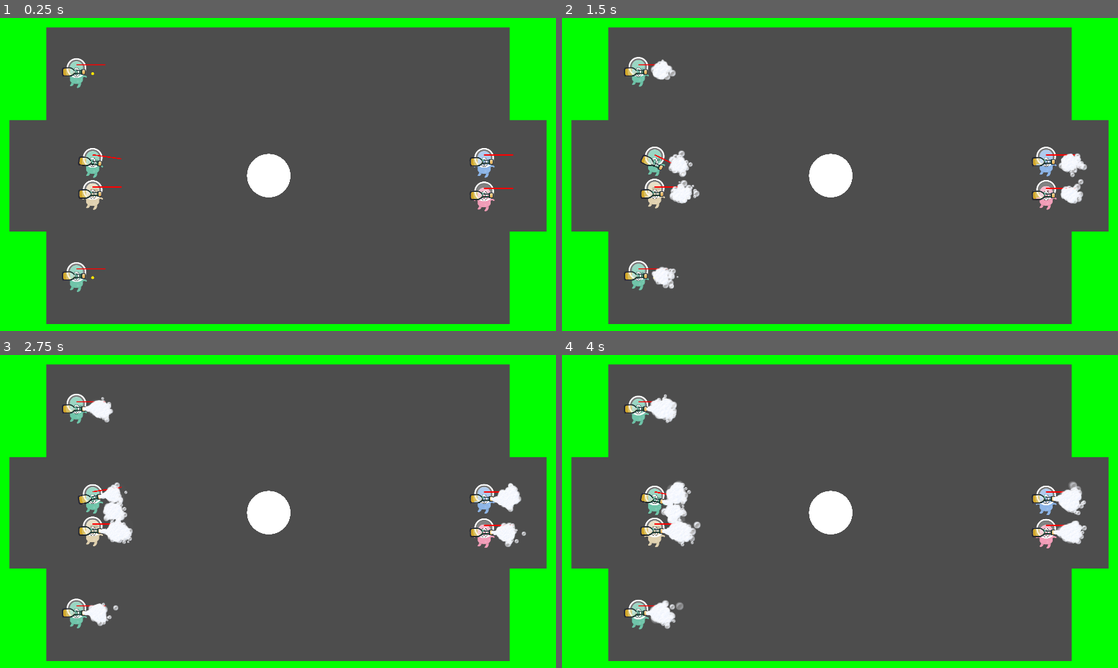
Above: before the commit, frames 1-4 (two rows, left to right).
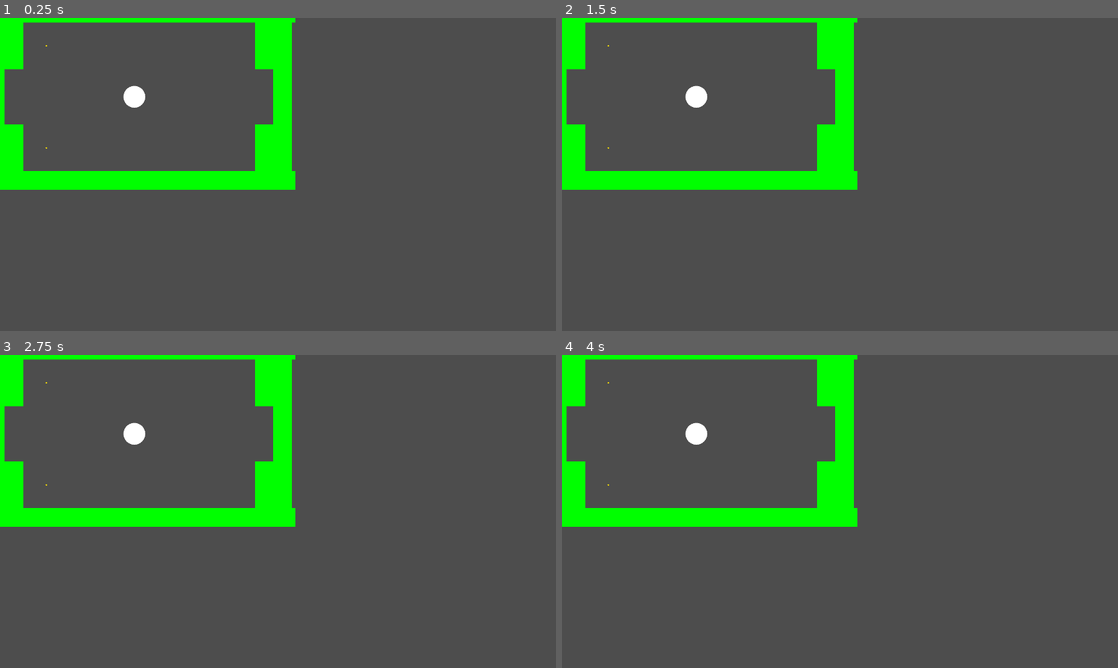
Above: after the commit, the same moments.

Repository: pgrenon1/champain
Game: Godot game, scene res://assets/scenes/levels/soccer_1.tscn
Same seed, same stepped clock (60 frames per second), same inputs: the game is played once before the commit and once after it.
Inputs (mouse positions are in pixels of both pictures, inside the frame that each line leads up to):
- Up to frame 1 (0.25 s): no input
- Up to frame 2 (1.5 s): tap Enter (ui_accept) at 0.5, 0.77 s; move the mouse to (962, 158) at 0.52 s; move the mouse to (728, 190) at 1.27 s
- Up to frame 3 (2.75 s): tap Enter (ui_accept) at 1.52 s; move the mouse to (333, 442) at 2.02 s
- Up to frame 4 (4 s): move the mouse to (812, 574) at 2.77 s; tap Enter (ui_accept) at 3.02, 3.77 s; move the mouse to (1006, 558) at 3.52 s

The runs differ from the first frame. In frame 1, 22% of the frame differs, in the area x 0-100%, y 0-100%; in frame 2, 24%; in frame 3, 24%; in frame 4, 24%.

Commit message:
lobby / player spawning

Diff:
--- a/godot/champain/assets/scenes/levels/soccer_1.tscn
+++ b/godot/champain/assets/scenes/levels/soccer_1.tscn
@@ -1,10 +1,7 @@
-[gd_scene load_steps=9 format=3 uid="uid://dwndwq4yhbf0x"]
+[gd_scene load_steps=6 format=3 uid="uid://dk3xg70mar83t"]
 
 [ext_resource type="PackedScene" uid="uid://bhcrpvvrss881" path="res://assets/scenes/rectangle_wall.tscn" id="1_k8tx2"]
 [ext_resource type="Texture2D" uid="uid://cu57xwmw3sqsy" path="res://assets/graphics/circle.png" id="2_gydi1"]
-[ext_resource type="PackedScene" uid="uid://b1qu7gq1j4y0u" path="res://assets/scenes/player.tscn" id="3_ep1f4"]
-[ext_resource type="PackedScene" path="res://assets/scenes/controllers.tscn" id="4_vqnau"]
-[ext_resource type="Script" path="res://assets/scenes/levels/spawn_manager.gd" id="5_daidp"]
 [ext_resource type="PackedScene" uid="uid://r363kwfebbi" path="res://assets/scenes/spawn.tscn" id="6_k8mo5"]
 
 [sub_resource type="PhysicsMaterial" id="PhysicsMaterial_susp4"]
@@ -65,33 +62,11 @@
 [node name="CollisionShape2D" type="CollisionShape2D" parent="Ball"]
 shape = SubResource("CircleShape2D_ns7lk")
 
-[node name="Player" parent="." instance=ExtResource("3_ep1f4")]
-position = Vector2(264, 442)
-linear_damp = 1.0
-use_mouse = true
+[node name="spawn_positions" type="Node2D" parent="." groups=["spawn_positions"]]
+unique_name_in_owner = true
 
-[node name="Player2" parent="." instance=ExtResource("3_ep1f4")]
-position = Vector2(264, 553)
-player_id = 1
-
-[node name="Player3" parent="." instance=ExtResource("3_ep1f4")]
-position = Vector2(1616, 442)
-player_id = 2
-
-[node name="Player4" parent="." instance=ExtResource("3_ep1f4")]
-position = Vector2(1616, 558)
-player_id = 3
-
-[node name="Controllers" parent="." instance=ExtResource("4_vqnau")]
-
-[node name="SpawnManager" type="Node" parent="."]
-script = ExtResource("5_daidp")
-player_scene = ExtResource("3_ep1f4")
-
-[node name="SpawnPositions" type="Node2D" parent="."]
-
-[node name="Spawn" parent="SpawnPositions" instance=ExtResource("6_k8mo5")]
+[node name="Spawn" parent="spawn_positions" instance=ExtResource("6_k8mo5")]
 position = Vector2(264, 162)
 
-[node name="Spawn2" parent="SpawnPositions" instance=ExtResource("6_k8mo5")]
+[node name="Spawn2" parent="spawn_positions" instance=ExtResource("6_k8mo5")]
 position = Vector2(264, 866)
--- a/godot/champain/assets/scenes/levels/spawn_manager.gd
+++ b/godot/champain/assets/scenes/levels/spawn_manager.gd
@@ -2,26 +2,66 @@
 
 @export var player_count = 2
 @export var player_scene: PackedScene
-var _spawn_positions = []
+
+var _spawn_positions : Array[Vector2] = []
+
+var spawn_positions : Array[Vector2]:
+	get:
+		_get_spawn_positions()
+		return _spawn_positions
+
+var _spawned_players = 0
+
+var players: Array[Player] = []
+
 # Called when the node enters the scene tree for the first time.
 func _ready() -> void:
 	_get_spawn_positions()
-	for i in player_count:
-		var player = player_scene.instantiate()
-		player.position = _spawn_positions[i]
-		add_child(player)
-	pass # Replace with function body.
+	ControllerManager.instance.player_added.connect(player_added)
+	Global.scene_loaded.connect(on_scene_loaded)
 
+func on_scene_loaded():
+	spawn_players()
+
+func spawn_players():
+	players = []
+	for i in range(_spawned_players):
+		var player: Player = load("res://assets/scenes/player.tscn").instantiate()
+		player.player_id = i
+		spawn_player(player, spawn_positions[i])
+
+
+func respawn_all():
+	for p in players:
+		p.queue_free()
+
+	players = []
+	spawn_players.call_deferred()
+
+func player_added(player_id: int):
+	var player: Player = load("res://assets/scenes/player.tscn").instantiate()
+	player.player_id = player_id
+	spawn_player.call_deferred(player, spawn_positions[_spawned_players])
+	_spawned_players += 1
+
+func spawn_player(player, spawn_position):
+	get_tree().current_scene.add_child(player)
+	player.global_position = spawn_position
+
+	players.append(player)
 
 # Called every frame. 'delta' is the elapsed time since the previous frame.
 func _process(delta: float) -> void:
 	pass
 
 func _get_spawn_positions():
-	var _spawn_parent = get_parent().find_child("SpawnPositions")
-	if !_spawn_parent:
-		push_error("Scene has no object named SpawnPositions")
-		return
-	var _children = _spawn_parent.find_children("Spawn*")
-	for child in _children:
-		_spawn_positions.append(child.position)
+	var spawn_parents = get_tree().get_nodes_in_group("spawn_positions")
+	if len(spawn_parents) > 0:
+		var _spawn_parent = spawn_parents[0]
+		if !_spawn_parent:
+			push_error("Scene has no object named spawn_positions")
+			return
+		var _children = _spawn_parent.find_children("Spawn*")
+		self._spawn_positions = []
+		for child in _children:
+			self._spawn_positions.append(child.global_position)
--- /dev/null
+++ b/godot/champain/assets/scenes/lobby.tscn
@@ -0,0 +1,16 @@
+[gd_scene load_steps=3 format=3 uid="uid://dibh127hh8np0"]
+
+[ext_resource type="PackedScene" uid="uid://r363kwfebbi" path="res://assets/scenes/spawn.tscn" id="1_7l3cp"]
+[ext_resource type="Script" path="res://assets/scripts/lobby.gd" id="1_68fj7"]
+
+[node name="Lobby" type="Node2D"]
+script = ExtResource("1_68fj7")
+
+[node name="spawn_positions" type="Node2D" parent="." groups=["spawn_positions"]]
+unique_name_in_owner = true
+
+[node name="Spawn" parent="spawn_positions" instance=ExtResource("1_7l3cp")]
+position = Vector2(264, 162)
+
+[node name="Spawn2" parent="spawn_positions" instance=ExtResource("1_7l3cp")]
+position = Vector2(264, 866)
--- /dev/null
+++ b/godot/champain/assets/scripts/global.gd
@@ -0,0 +1,39 @@
+extends Node
+
+signal scene_loaded
+
+var current_scene = null
+
+func _ready():
+	var root = get_tree().root
+	# Using a negative index counts from the end, so this gets the last child node of `root`.
+	current_scene = root.get_child(-1)
+
+func goto_scene(path):
+	# This function will usually be called from a signal callback,
+	# or some other function in the current scene.
+	# Deleting the current scene at this point is
+	# a bad idea, because it may still be executing code.
+	# This will result in a crash or unexpected behavior.
+
+	# The solution is to defer the load to a later time, when
+	# we can be sure that no code from the current scene is running:
+
+	_deferred_goto_scene.call_deferred(path)
+
+
+func _deferred_goto_scene(path):
+	# It is now safe to remove the current scene.
+	current_scene.free()
+	# Load the new scene.
+	var s = ResourceLoader.load(path)
+
+	# Instance the new scene.
+	current_scene = s.instantiate()
+
+	# Add it to the active scene, as child of root.
+	get_tree().root.add_child(current_scene)
+
+	# Optionally, to make it compatible with the SceneTree.change_scene_to_file() API.
+	get_tree().current_scene = current_scene
+	scene_loaded.emit()
--- /dev/null
+++ b/godot/champain/assets/scripts/lobby.gd
@@ -0,0 +1,12 @@
+extends Node2D
+
+
+# Called when the node enters the scene tree for the first time.
+func _ready():
+	await get_tree().create_timer(5).timeout
+	Global.goto_scene("res://assets/scenes/levels/soccer_1.tscn")
+
+
+# Called every frame. 'delta' is the elapsed time since the previous frame.
+func _process(delta):
+	pass
--- /dev/null
+++ b/godot/champain/assets/scripts/spawn_positions.gd
@@ -0,0 +1,12 @@
+extends Node2D
+
+
+# Called when the node enters the scene tree for the first time.
+func _ready():
+	add_to_group("spawn_position")
+	pass # Replace with function body.
+
+
+# Called every frame. 'delta' is the elapsed time since the previous frame.
+func _process(delta):
+	pass
--- a/godot/champain/assets/scripts/where_controllers_live.gd
+++ b/godot/champain/assets/scripts/where_controllers_live.gd
@@ -1,5 +1,7 @@
 class_name ControllerManager
 extends Node
+
+signal player_added(player_id: int)
 
 static var instance: ControllerManager = null
 
@@ -17,7 +19,13 @@
 var _pop_timestamps = {}       # Last pop timestamp per player
 
 func _ready():
-	self.instance = self
+	if not self.instance:
+		var osc_server = OSCServer.new()
+		add_child(osc_server)
+		osc_server.name = "OSCServer"
+
+		osc_server.message_received.connect(_on_node_2d_message_received)
+		self.instance = self
 
 func clear_logic():
 	# await end of frame to clear logic
@@ -102,6 +110,7 @@
 		players_angles[player_id] = 0.0
 		if not player_id in player_ids:
 			player_ids.append(player_id)
+			player_added.emit(len(player_ids) - 1)
 
 	var rotated_UP = quat * Vector3.UP
 	var normal = Vector3(0, 0, 1)
--- a/godot/champain/project.godot
+++ b/godot/champain/project.godot
@@ -15,13 +15,23 @@
 config/features=PackedStringArray("4.3", "GL Compatibility")
 config/icon="res://icon.svg"
 
+[autoload]
+
+Global="*res://assets/scripts/global.gd"
+Controllers="*res://assets/scripts/where_controllers_live.gd"
+SpawnManager="*res://assets/scenes/levels/spawn_manager.gd"
+
 [display]
 
 window/size/viewport_width=1920
 window/size/viewport_height=1080
-window/size/mode=3
 window/stretch/mode="viewport"
 window/stretch/aspect="ignore"
+window/stretch/scale=0.5
+
+[global_group]
+
+spawn_positions=""
 
 [input]
 
